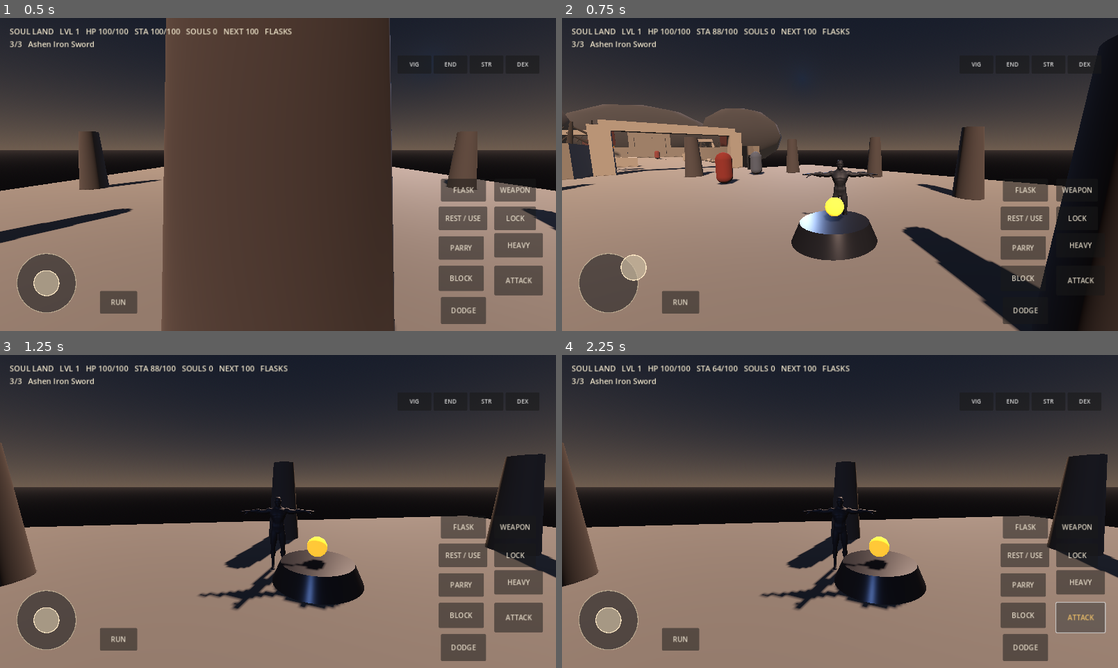
Above: before the commit, frames 1-4 (two rows, left to right).
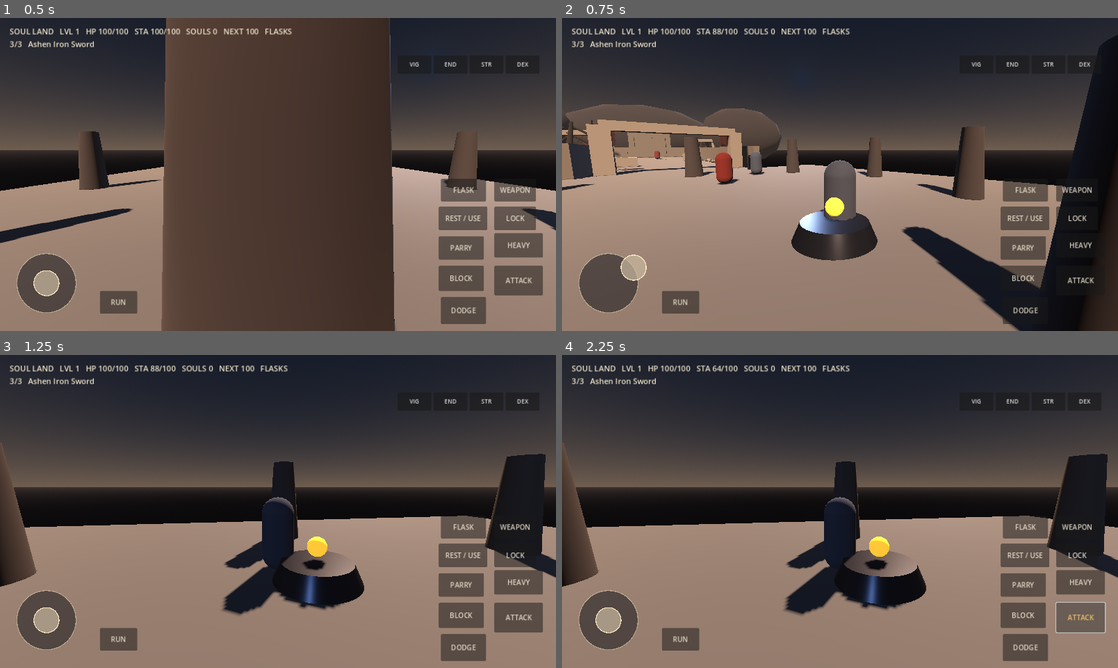
Above: after the commit, the same moments.

Repository: codingscenes2-cyber/SoulLans
Game: Godot game, scene res://scenes/main.tscn
Same seed, same stepped clock (60 frames per second), same inputs: the game is played once before the commit and once after it.
Inputs (mouse positions are in pixels of both pictures, inside the frame that each line leads up to):
- Up to frame 1 (0.5 s): no input
- Up to frame 2 (0.75 s): drag from (606, 284) to (895, 105) at 0.52 s
- Up to frame 3 (1.25 s): no input
- Up to frame 4 (2.25 s): drag from (728, 527) to (812, 574) at 1.27 s; click "ATTACK" at 2 s

Frame 1 is identical in both runs. In frame 2, 0.9% of the frame differs, in the area x 43-57%, y 45-65%; in frame 3, 1.2%, in the area x 35-57%, y 45-84%; in frame 4, 1.2%.

Commit message:
Load merged rigged hero with locomotion and combat animation clips

Diff:
--- a/scripts/player_controller.gd
+++ b/scripts/player_controller.gd
@@ -350,7 +350,7 @@
 func _create_placeholder_body() -> void:
     # Load the licensed humanoid when the asset pipeline has supplied it.
     # Keep a collision capsule for predictable mobile combat physics.
-    var model_path := "res://assets/characters/ashen_hero.glb"
+    var model_path := "res://assets/characters/ashen_hero_animated.glb"
     var model_loaded := false
     if ResourceLoader.exists(model_path):
         var model_scene := load(model_path) as PackedScene
